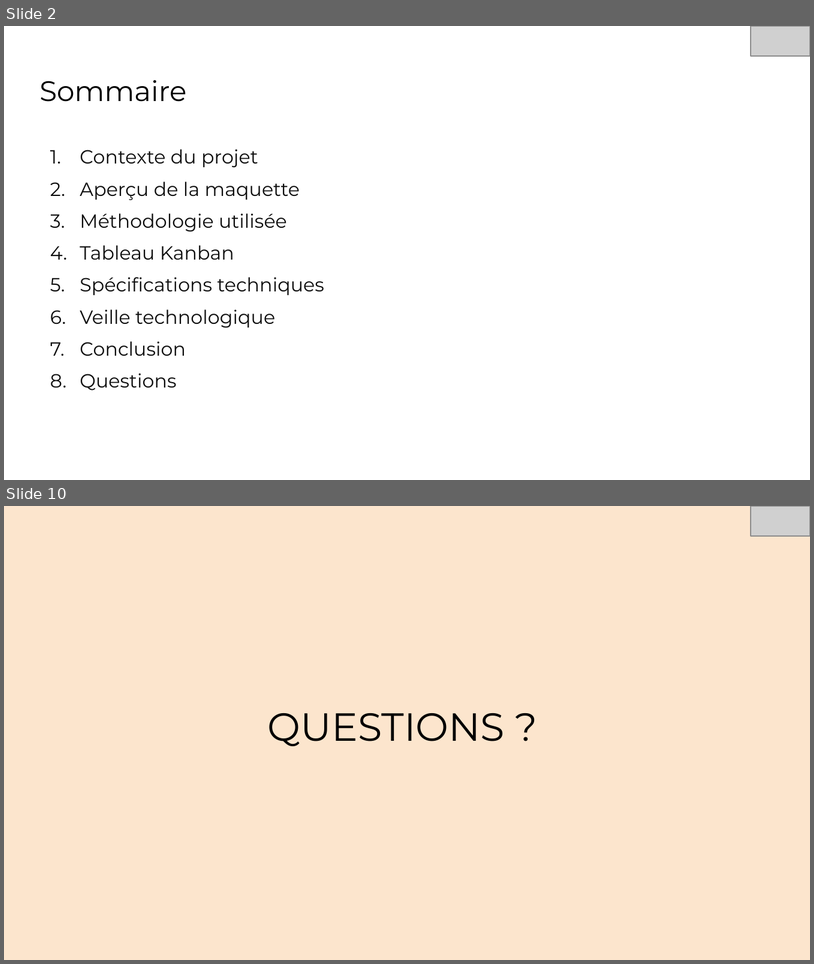
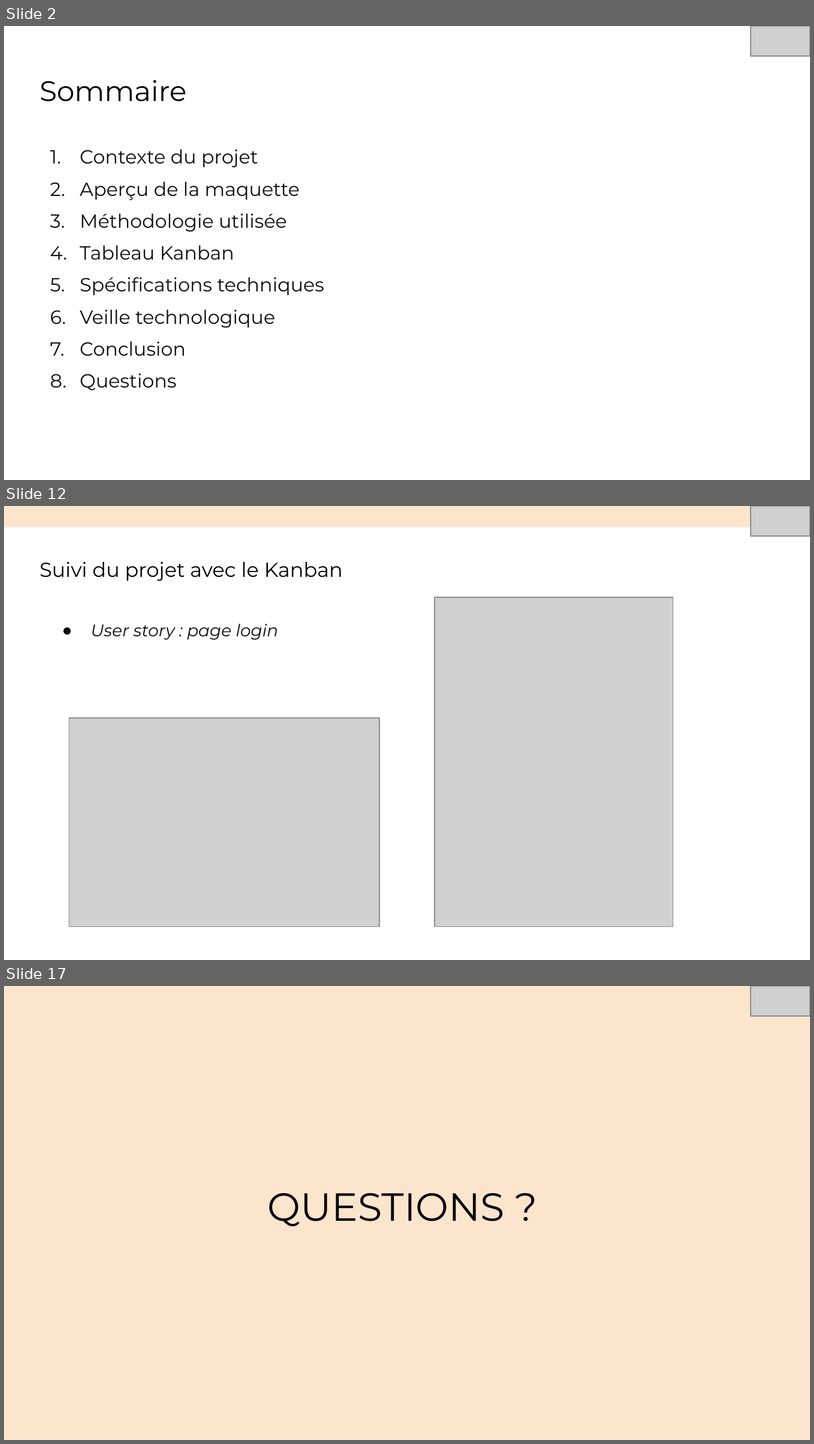
Before and after one commit to sunny-biard/MenuMaker, a slide deck: BIARD_Sunny_4_presentation_052024.pptx. Shown one above the other, each under a label of ours: slides 2 and 10 before the commit, slides 2, 12 and 17 after it; the slides between them are not shown. The pictures are 814x964 and 814x1444 pixels, drawn with LibreOffice and Linux fonts; fonts in the diff are those of the drawing; grey boxes stand for pictures. Boxes give left, top, right and bottom in pixels: in the first picture for what was removed or moved away, otherwise in the second. Text is boxed around its words. In the diff, an @@ line names an element or a change of style, - is before the commit and + after.

```diff
--- a/BIARD_Sunny_4_presentation_052024.pptx
+++ b/BIARD_Sunny_4_presentation_052024.pptx
@@ slide 12 added at box(4, 506, 810, 960), background #FFFFFF @@
@@ rectangle added at box(4, 506, 810, 527), fill #FCE5CD, outline #F7EDDE 0.75 pt @@
@@ picture added at box(751, 506, 810, 536) @@
@@ title added at box(39, 562, 343, 581), 18 pt, text #000000 @@
+Suivi du projet avec le Kanban
@@ picture added at box(435, 597, 674, 926) @@
@@ text added at box(91, 624, 279, 640), 15 pt, text #0D0D0D, italic @@
+● User story : page login
@@ picture added at box(69, 718, 380, 927) @@
@@ what was slide 10 is now slide 17 @@
```
Also in this commit, not shown: 7 slides changed, 6 other slides added, 10 other files.
